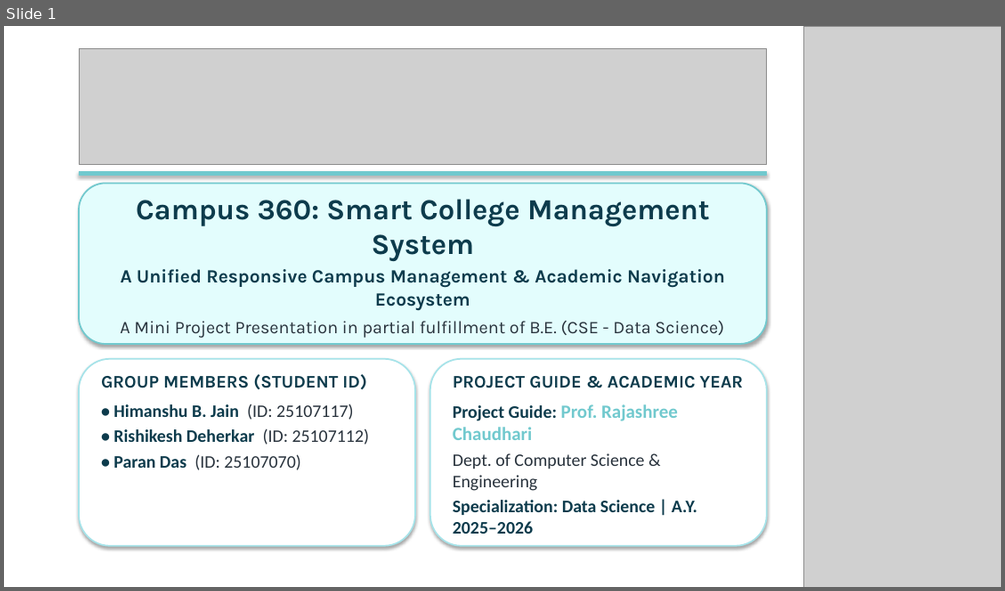
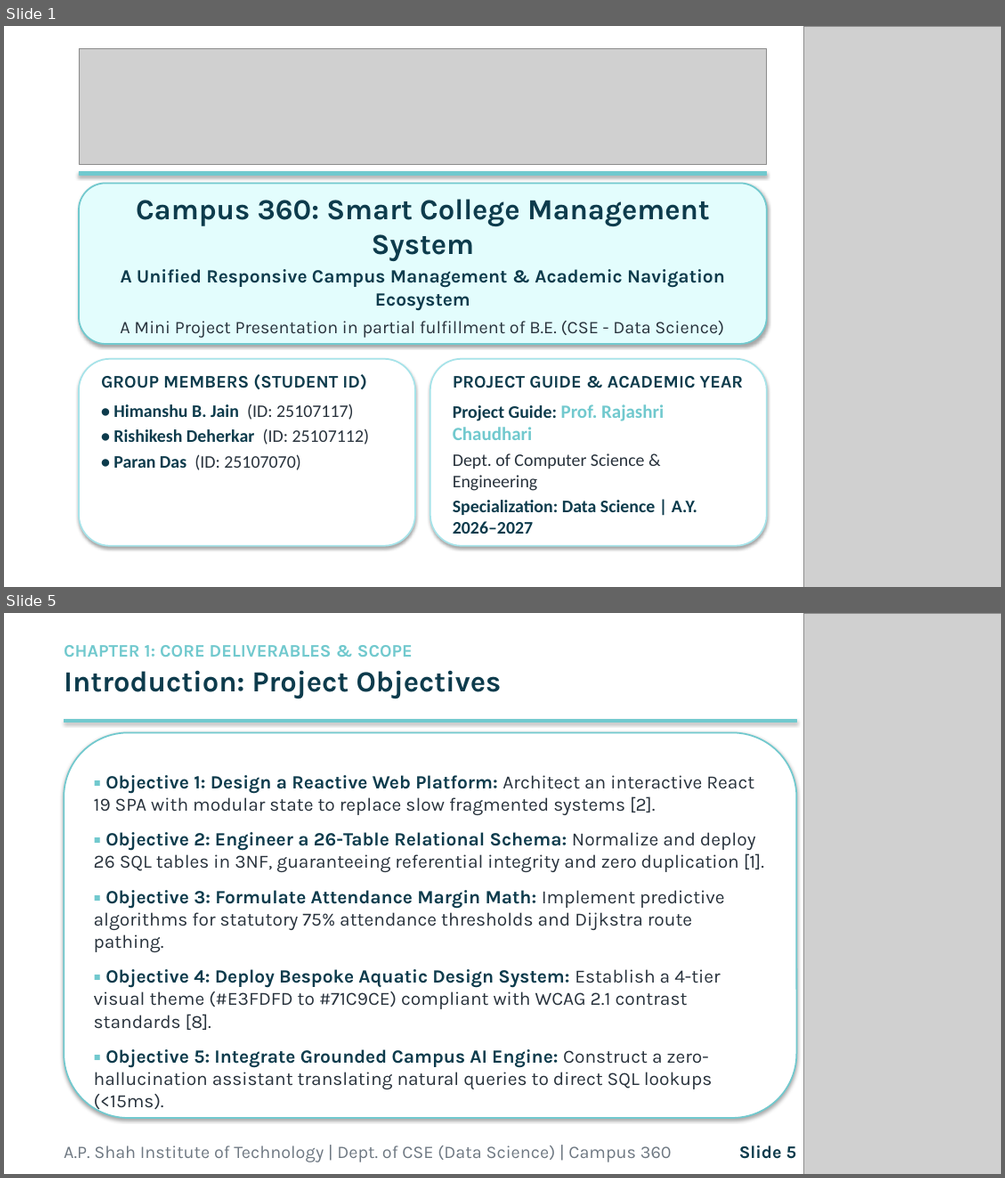
Before and after one commit to Jain07Himanshu/Campus-360, a slide deck: docs/Campus_360_Presentation.pptx. Shown one above the other, each under a label of ours: slide 1 before the commit, slides 1 and 5 after it; the slides between them are not shown. The pictures are 1005x591 and 1005x1178 pixels, drawn with LibreOffice and Linux fonts; fonts in the diff are those of the drawing; grey boxes stand for pictures. Boxes give left, top, right and bottom in pixels: in the first picture for what was removed or moved away, otherwise in the second. Text is boxed around its words. In the diff, an @@ line names an element or a change of style, - is before the commit and + after.

Commit message:
fix(docs): perfect formatting of mini project report, remove wide letter spacing, update academic year to 2026-27, embed high-res diagrams

```diff
--- a/docs/Campus_360_Presentation.pptx
+++ b/docs/Campus_360_Presentation.pptx
@@ slide 5 added at (x1=4, y1=613, x2=1001, y2=1174), background #FFFFFF @@
@@ picture added at (x1=804, y1=613, x2=1001, y2=1174) @@
@@ text added at (x1=64, y1=645, x2=502, y2=698), 17 pt, text #71C9CE, bold @@
+CHAPTER 1: CORE DELIVERABLES & SCOPE
+Introduction: Project Objectives
@@ rectangle added at (x1=64, y1=719, x2=797, y2=722), fill #71C9CE, outline #71C9CE 0.75 pt @@
@@ rounded rectangle added at (x1=64, y1=732, x2=797, y2=1118), fill #FFFFFF, outline #71C9CE 1.5 pt @@
@@ text added at (x1=94, y1=775, x2=764, y2=1112), 18 pt, text #28323C @@
+▪ Objective 1: Design a Reactive Web Platform: Architect an interactive React 19 SPA with modular state to replace slow fragmented systems [2].
+▪ Objective 2: Engineer a 26-Table Relational Schema: Normalize and deploy 26 SQL tables in 3NF, guaranteeing referential integrity and zero duplication [1].
+▪ Objective 3: Formulate Attendance Margin Math: Implement predictive algorithms for statutory 75% attendance thresholds and Dijkstra route pathing.
+▪ Objective 4: Deploy Bespoke Aquatic Design System: Establish a 4-tier visual theme (#E3FDFD to #71C9CE) compliant with WCAG 2.1 contrast standards [8].
+▪ Objective 5: Integrate Grounded Campus AI Engine: Construct a zero-hallucination assistant translating natural queries to direct SQL lookups (<15ms).
@@ text added at (x1=64, y1=1145, x2=672, y2=1162), 17 pt, text #6E7882 @@
+A.P. Shah Institute of Technology | Dept. of CSE (Data Science) | Campus 360
@@ text added at (x1=739, y1=1145, x2=797, y2=1159), 17 pt, text #0D3B4C, bold @@
+Slide 5
@@ slide 1 changed as well @@
@@ text at (x1=453, y1=404, x2=663, y2=440): text changed @@
-Project Guide: Prof. Rajashree Chaudhari
+Project Guide: Prof. Rajashri Chaudhari
@@ text at (x1=453, y1=499, x2=697, y2=533): text changed @@
-Specialization: Data Science | A.Y. 2025–2026
+Specialization: Data Science | A.Y. 2026–2027
```
Also in this commit, not shown: 11 other slides changed, 8 other slides added, 3 slides removed, 4 other files.
